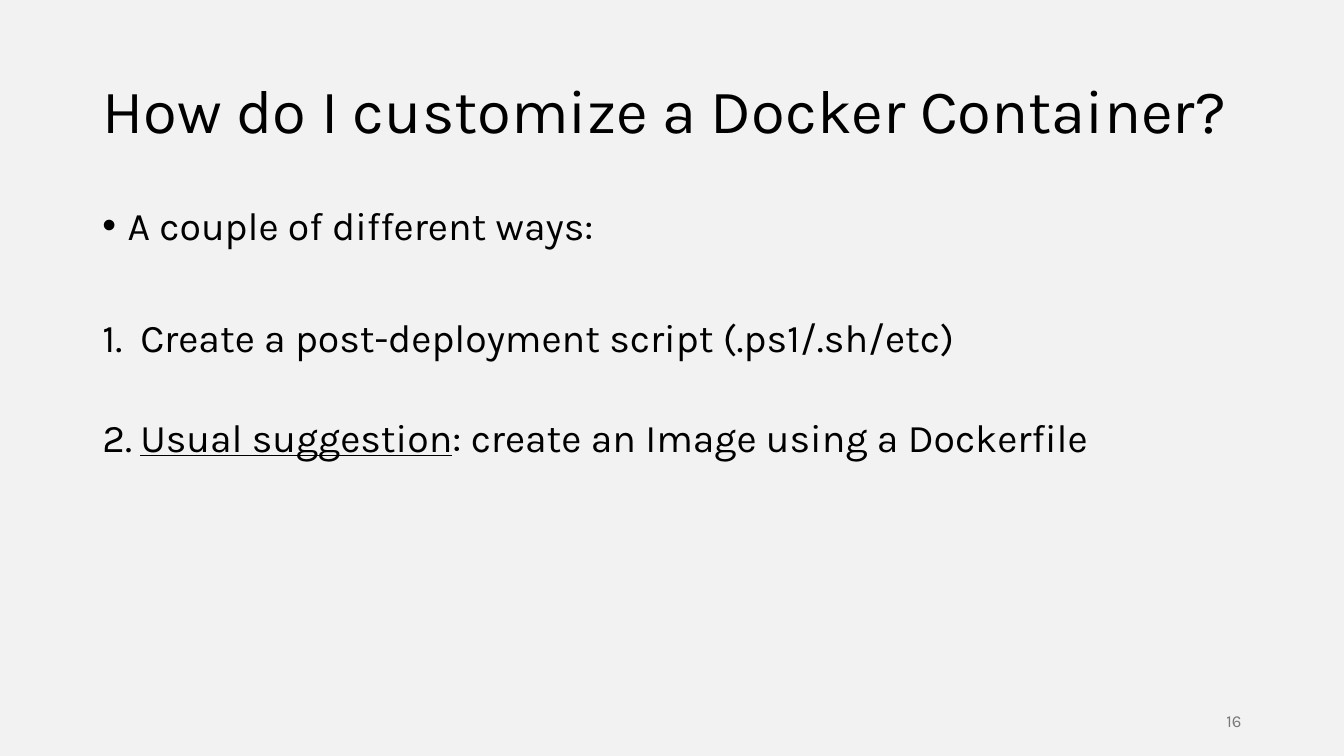
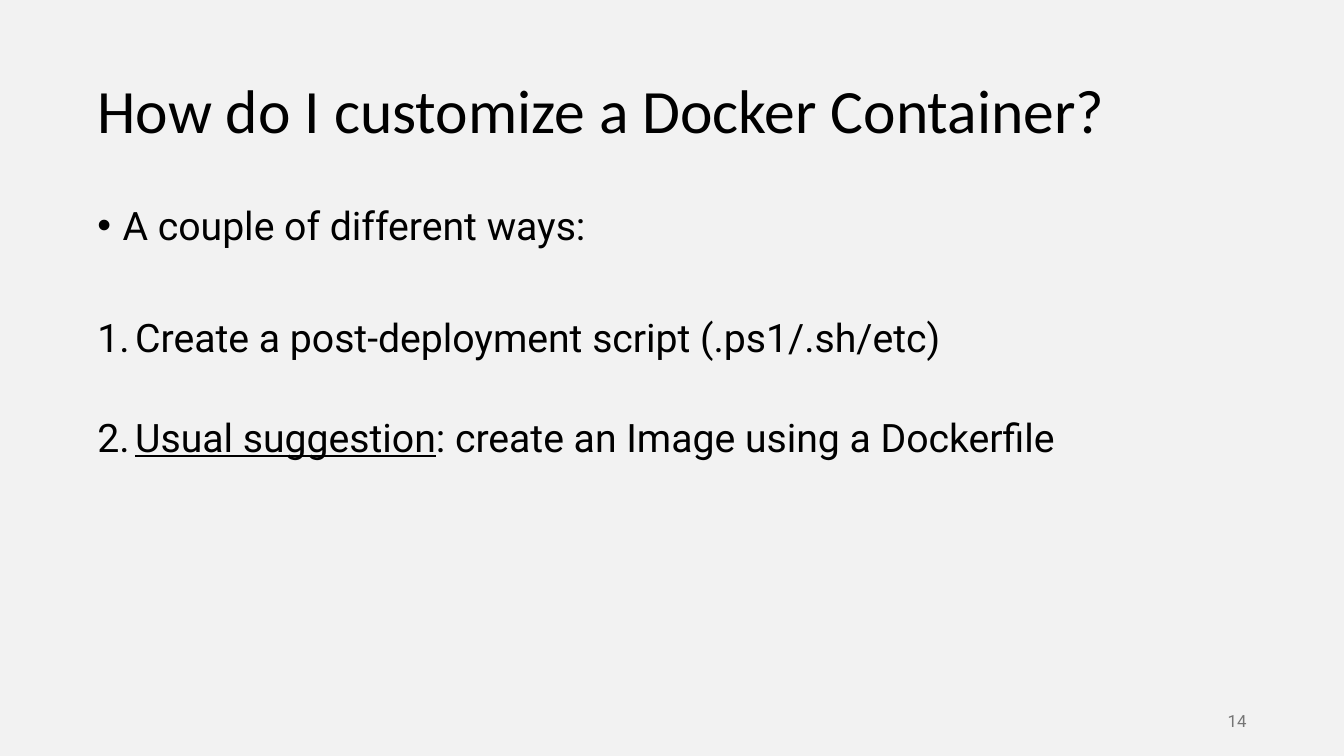
Before and after one commit to ilanham/Presentations, a slide deck: slide 14 of docker/Developing for SQL Server with Docker.pptx (slide 16 before the commit). Drawn at 1344x756 pixels with LibreOffice and Linux fonts; fonts in the diff are those of the drawing. Boxes give left, top, right and bottom in pixels: in the first picture for what was removed or moved away, otherwise in the second. Text is boxed around its words. In the diff, an @@ line names an element or a change of style, - is before the commit and + after.

Commit message:
Updated Docker slides for Tampa Fabric UG Feb 25

```diff
--- a/docker/Developing for SQL Server with Docker.pptx
+++ b/docker/Developing for SQL Server with Docker.pptx
@@ title "How do I customize a ..." at (97, 90, 1105, 134): font Karla to Calibri @@
@@ text "A couple of different ways:" at (123, 210, 1055, 460): font Karla to Roboto @@
@@ page number removed at (1226, 716, 1241, 727) @@
-16
@@ page number added at (1228, 715, 1247, 727), 12 pt, text #757575 @@
+14
```
Also in this commit, not shown: 18 other slides changed, 1 slide added, 3 slides removed.
